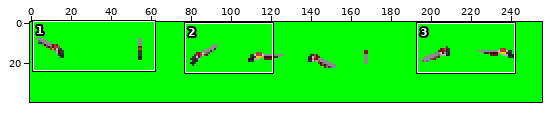
Sprite sheet: Resources/Weapons/Ithaca 37/Unloaded_Hand.png. The first picture is a wide view before the edit; the outline marks the close-up.
Close-up. Old version:
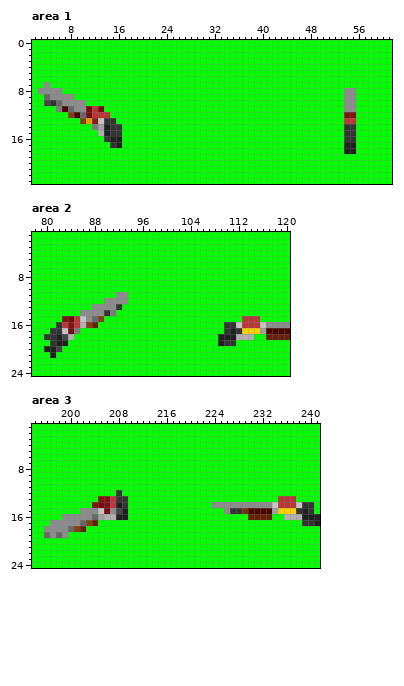
The file is 256x40 pixels. Shown: area 1: x 2..61, y 0..23; area 2: x 78..120, y 1..24; area 3: x 194..241, y 1..24. The commit also changed other parts of the picture, which this record leaves out.
After:
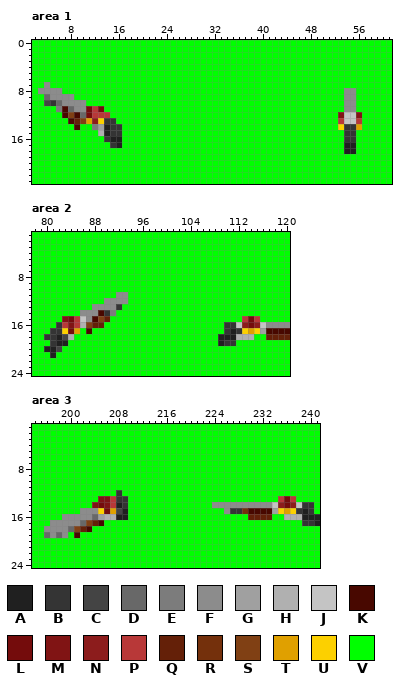
Palette (. is transparent): A #202020  B #343434  C #444444  D #686868  E #7c7c7c  F #8c8c8c  G #a0a0a0  H #b0b0b0  J #c4c4c4  K #480800  L #740c0c  M #801414  N #8c1c1c  P #b83838  Q #642008  R #74300c  S #804014  T #e0a000  U #fcd000  V #00ff00
The exact change:
--- area 1
@@ x 2..61 @@
 11 VVVVEKDFFLPLVVVVVVVVVVVVVVVVVVVVVVVVVVVVVVVVVVVVVVVVFFVVVVVV
-12 VVVVVVSKDLPPPVVVVVVVVVVVVVVVVVVVVVVVVVVVVVVVVVVVVVVVMMVVVVVV
-13 VVVVVVVVSTNJBBVVVVVVVVVVVVVVVVVVVVVVVVVVVVVVVVVVVVVVPPVVVVVV
-14 VVVVVVVVVVEGABBVVVVVVVVVVVVVVVVVVVVVVVVVVVVVVVVVVVVVBBVVVVVV
+12 VVVVVKSKDLPPPVVVVVVVVVVVVVVVVVVVVVVVVVVVVVVVVVVVVVVMJJMVVVVV
+13 VVVVVVKQSTNUBBVVVVVVVVVVVVVVVVVVVVVVVVVVVVVVVVVVVVVPJJPVVVVV
+14 VVVVVVVKVVEGABBVVVVVVVVVVVVVVVVVVVVVVVVVVVVVVVVVVVVUBBTVVVVV
 15 VVVVVVVVVVVHABBVVVVVVVVVVVVVVVVVVVVVVVVVVVVVVVVVVVVVBBVVVVVV
--- area 2
@@ x 78..120 @@
 13 VVVVVVVVVVFFFFBVVVVVVVVVVVVVVVVVVVVVVVVVVVV
-14 VVVVVVVVFFFFBEVVVVVVVVVVVVVVVVVVVVVVVVVVVVV
-15 VVVVVMLPJFDSVVVVVVVVVVVVVVVVVVVVVVVPPPVVVVV
-16 VVVVBPMPHSQVVVVVVVVVVVVVVVVVVVVVBBJPPPJFFFF
-17 VVVBBJLEVVVVVVVVVVVVVVVVVVVVVVVVBABUUUGKKKK
+14 VVVVVVVVFFFKBEVVVVVVVVVVVVVVVVVVVVVVVVVVVVV
+15 VVVVVMLPJFKSQVVVVVVVVVVVVVVVVVVVVVVPLPVVVVV
+16 VVVVBPMPHSQQVVVVVVVVVVVVVVVVVVVVBBJNLNJFFFF
+17 VVVBBULTVKVVVVVVVVVVVVVVVVVVVVVVBABUTUGKKKK
 18 VVBBACHVVVVVVVVVVVVVVVVVVVVVVVVAAAHHHVVQQQQ
--- area 3
@@ x 194..241 @@
 12 VVVVVVVVVVVVVVBVVVVVVVVVVVVVVVVVVVVVVVVVVVVVVVVV
-13 VVVVVVVVVVVMMPBBVVVVVVVVVVVVVVVVVVVVVVVVVPPPVVVV
-14 VVVVVVVVVVMLMPABVVVVVVVVVVVVVVFFFFFFFFFFJPPPJBBV
-15 VVVVVVVVFFFJLFCAVVVVVVVVVVVVVVVVFBBRKKKKGUUUBABV
+13 VVVVVVVVVVVMMPBBVVVVVVVVVVVVVVVVVVVVVVVVVPLPVVVV
+14 VVVVVVVVVVMLMPABVVVVVVVVVVVVVVFFFFFFFFFFJNLNJBBV
+15 VVVVVVVVFFFULTCAVVVVVVVVVVVVVVVVFBBRKKKKGUTUBABV
 16 VVVVVFFFFFDGHHAAVVVVVVVVVVVVVVVVVVVVQQQQVVHHHAAA
-17 VVVFFFFFDSQVVVVVVVVVVVVVVVVVVVVVVVVVVVVVVVVVVBBA
-18 VVFFFFDSQVVVVVVVVVVVVVVVVVVVVVVVVVVVVVVVVVVVVVVV
-19 VVDFDFVVVVVVVVVVVVVVVVVVVVVVVVVVVVVVVVVVVVVVVVVV
+17 VVVFFFFFDSQKVVVVVVVVVVVVVVVVVVVVVVVVVVVVVVVVVBBA
+18 VVFFFFDSQKVVVVVVVVVVVVVVVVVVVVVVVVVVVVVVVVVVVVVV
+19 VVDFDFVKVVVVVVVVVVVVVVVVVVVVVVVVVVVVVVVVVVVVVVVV
 20 VVVVVVVVVVVVVVVVVVVVVVVVVVVVVVVVVVVVVVVVVVVVVVVV
